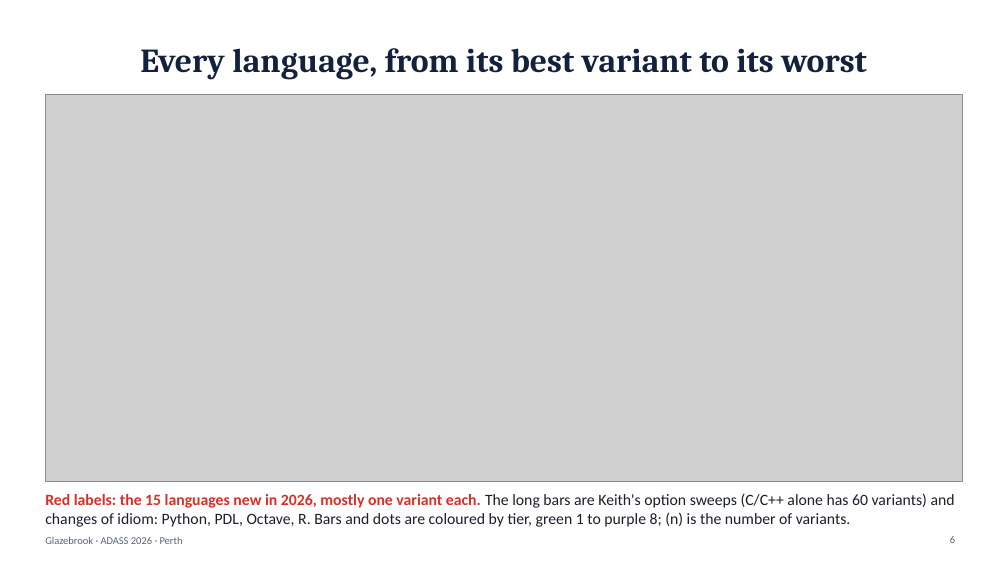
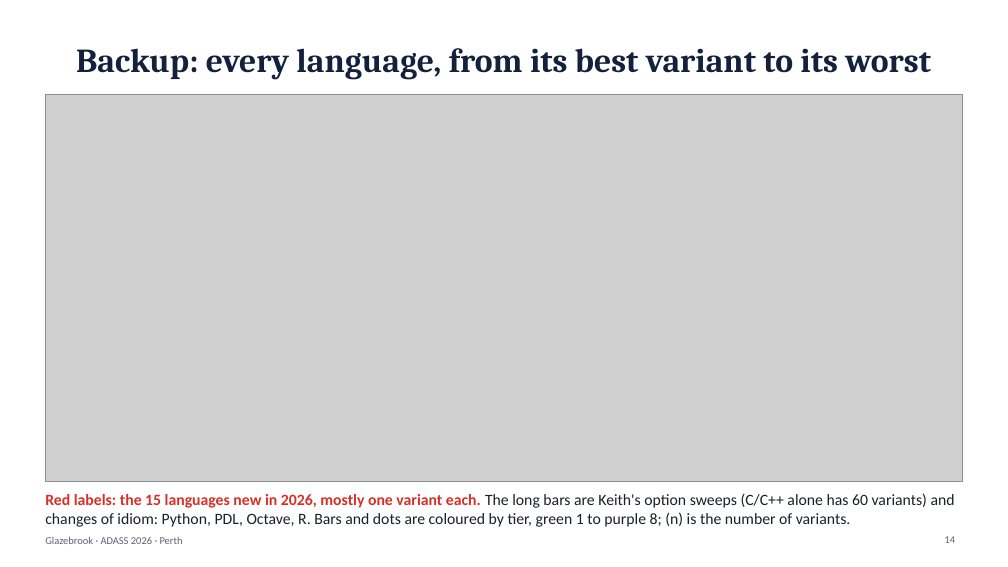
Before and after one commit to karlglazebrook/ADASS2026, a slide deck: slide 14 of talk/ADASS2026-talk.pptx (slide 6 before the commit). Drawn at 1008x567 pixels with LibreOffice and Linux fonts; fonts in the diff are those of the drawing; grey boxes stand for pictures. Boxes give left, top, right and bottom in pixels: in the first picture for what was removed or moved away, otherwise in the second. Text is boxed around its words. In the diff, an @@ line names an element or a change of style, - is before the commit and + after.

Commit message:
Talk: review fixes, cuts to fit 15 min, nerd-snipe cartoon
- Merge the two LLM slides; move per-language ranges to backup (~13 min)
- Credit Keith for numba and compiled-language convergence; closing line
- Split pathological arrow on S5; PyPy + numpy on the Python ladder
- Runtime takeaways on the new-runtimes slide; PDL::PP context on S3
- Take-home: concrete Python advice, corrected compiled range, audit wording
- xkcd-style 'pull requests welcome' cartoon on the thanks slide

```diff
--- a/talk/ADASS2026-talk.pptx
+++ b/talk/ADASS2026-talk.pptx
@@ title at (76,48,931,80): text changed @@
-Every language, from its best variant to its worst
+Backup: every language, from its best variant to its worst
@@ page number at (945,536,956,543): text changed @@
-6
+14
```
Also in this commit, not shown: 10 other slides changed, 1 slide removed, 4 other files.
